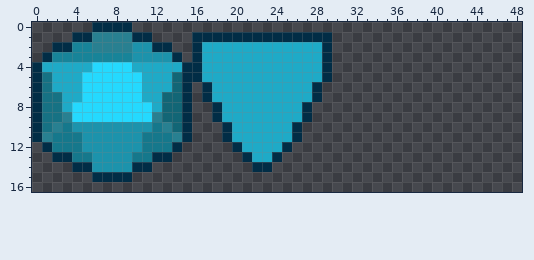
Edited in one commit: pixel-art file (aseprite/font.aseprite). The first picture shows the starting point.
64x64 pixels, 1 frame. Colours within 5 levels of each other are drawn and written as one. Shown: x 0..48, y 0..16.
Now the later version:
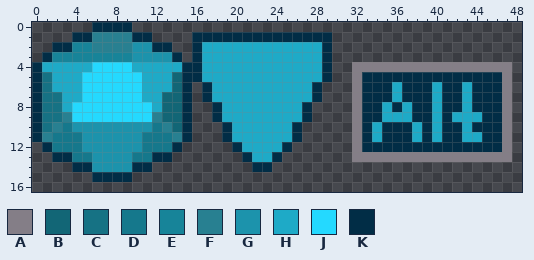
Palette (. is transparent): A #847e87  B #126676  C #167284  D #15788c  E #178499  F #288091  G #1c93ac  H #1eaac7  J #24d9ff  K #012d46
The exact change:
Colour A now appears in row 4 at x 32 to 47; in rows 5 to 12 at x 32 and 47; in row 13 at x 32 to 47.
Colour H now appears in rows 6 to 7 at x 36, 40 and 43; in row 8 at x 35, 37, 40 and 43; in row 9 at x 35 to 37, 40 and 42 to 44; in row 10 at x 34, 38, 40 and 43; in row 11 at x 34, 38, 40 and 43 to 44.
Colour K now appears in row 5 at x 33 to 46; in rows 6 to 7 at x 33 to 35, 37 to 39, 41 to 42 and 44 to 46; in row 8 at x 33 to 34, 36, 38 to 39, 41 to 42 and 44 to 46; in row 9 at x 33 to 34, 38 to 39, 41 and 45 to 46; in row 10 at x 33, 35 to 37, 39, 41 to 42 and 44 to 46; in row 11 at x 33, 35 to 37, 39, 41 to 42 and 45 to 46.
Colour K now appears in row 12 at x 33 to 46.
Boxes around the changes in both pictures, in picture pixels (x1, y1, x2, y2):
added: (352, 62, 512, 162)
